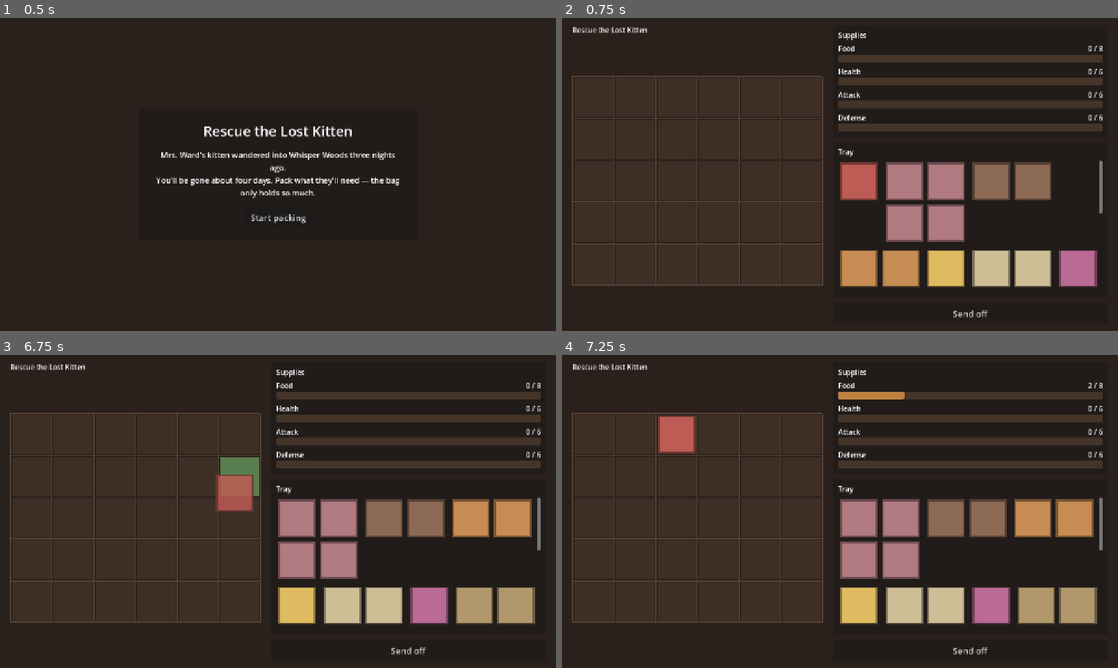
Above: before the commit, frames 1-4 (two rows, left to right).
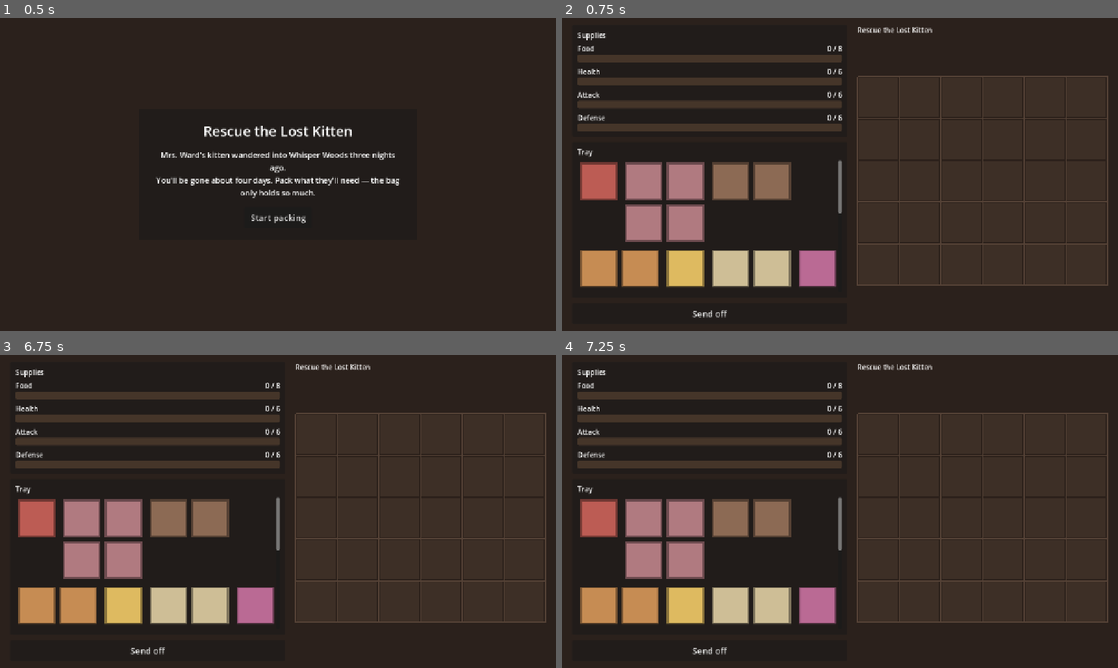
Above: after the commit, the same moments.

Repository: Turhsus/GTMK-Roots-26
Game: Godot game, scene res://scenes/Main.tscn
Two runs of this game, one before a commit and one after it. Both use one fixed random seed, a clock stepped at 60 frames per second and the inputs below.
Inputs (mouse positions are in pixels of both pictures, inside the frame that each line leads up to):
- Up to frame 1 (0.5 s): no input
- Up to frame 2 (0.75 s): click "Start packing" at 0.5 s
- Up to frame 3 (6.75 s): click "Send off" at 1.25 s; tap Enter at 2, 3.5, 5.75 s; move the mouse to (400, 495) at 2.02 s; tap R at 2.1 s; click (400, 495) at 2.17 s; tap Space at 2.27, 6.5 s; click "Send off" at 2.75 s; drag from (166, 527) to (250, 574) at 3.52 s; click "Pack again" at 4.25 s; click "Send off" at 5 s; move the mouse to (333, 442) at 5.77 s; tap Keypad Enter at 5.85 s; click (333, 442) at 5.92 s; drag from (294, 539) to (111, 464) at 6.52 s
- Up to frame 4 (7.25 s): no input

Frame 1 is identical in both runs. In frame 2, 54% of the frame differs, in the area x 1-99%, y 2-96%; in frame 3, 55%; in frame 4, 54%.

Commit message:
Swiitched the sides

Diff:
--- a/data/quests/whisper_woods.tres
+++ b/data/quests/whisper_woods.tres
@@ -1,4 +1,4 @@
-[gd_resource type="Resource" script_class="QuestData" load_steps=44 format=3]
+[gd_resource type="Resource" script_class="QuestData" format=3 uid="uid://bk037c22w4bt7"]
 
 [ext_resource type="Script" uid="uid://b8mpss75xj6nx" path="res://resources/quest_data.gd" id="1_script"]
 [ext_resource type="Script" uid="uid://du5drbi85ateb" path="res://resources/item_data.gd" id="2_item"]
@@ -152,9 +152,8 @@
 [resource]
 script = ExtResource("1_script")
 title = "Rescue the Lost Kitten"
-brief = "Mrs. Ward's kitten wandered into Whisper Woods three nights ago.\nYou'll be gone about four days. Pack what they'll need — the bag only holds so much."
-bag_cols = 6
-bag_rows = 5
+brief = "Mrs. Ward's kitten wandered into Whisper Woods three nights ago.
+You'll be gone about four days. Pack what they'll need — the bag only holds so much."
 item_pool = Array[ExtResource("2_item")]([ExtResource("3_apple"), ExtResource("4_blanket"), ExtResource("5_boots"), Ext …(279 unchanged characters)…
 narrative = Array[ExtResource("18_event")]([SubResource("event_day_1_path"), SubResource("event_day_2_hunger"), SubResource("event_day_2_night"), SubResource("event_day_3_encounter"), SubResource("event_day_3_scrape"), SubResource("event_day_4_kitten")])
 target_food = 8
--- a/scenes/PackingScene.tscn
+++ b/scenes/PackingScene.tscn
@@ -1,11 +1,11 @@
-[gd_scene load_steps=5 format=3]
+[gd_scene format=3 uid="uid://buybgjfm1brbj"]
 
-[ext_resource type="Script" path="res://scenes/packing_scene.gd" id="1_packing"]
+[ext_resource type="Script" uid="uid://3uhjl2tyews6" path="res://scenes/packing_scene.gd" id="1_packing"]
 [ext_resource type="PackedScene" path="res://scenes/BagGrid.tscn" id="2_grid"]
 [ext_resource type="PackedScene" path="res://scenes/ItemTray.tscn" id="3_tray"]
 [ext_resource type="PackedScene" path="res://scenes/StatsPanel.tscn" id="4_stats"]
 
-[node name="PackingScene" type="Control"]
+[node name="PackingScene" type="Control" unique_id=1241708757]
 layout_mode = 3
 anchors_preset = 15
 anchor_right = 1.0
@@ -14,7 +14,7 @@
 grow_vertical = 2
 script = ExtResource("1_packing")
 
-[node name="Background" type="ColorRect" parent="."]
+[node name="Background" type="ColorRect" parent="." unique_id=1343558568]
 layout_mode = 1
 anchors_preset = 15
 anchor_right = 1.0
@@ -24,7 +24,7 @@
 mouse_filter = 2
 color = Color(0.17, 0.13, 0.11, 1)
 
-[node name="Margin" type="MarginContainer" parent="."]
+[node name="Margin" type="MarginContainer" parent="." unique_id=107073247]
 layout_mode = 1
 anchors_preset = 15
 anchor_right = 1.0
@@ -36,50 +36,50 @@
 theme_override_constants/margin_right = 24
 theme_override_constants/margin_bottom = 16
 
-[node name="Columns" type="HBoxContainer" parent="Margin"]
+[node name="Columns" type="HBoxContainer" parent="Margin" unique_id=1745694950]
 layout_mode = 2
 theme_override_constants/separation = 24
 
-[node name="BagColumn" type="VBoxContainer" parent="Margin/Columns"]
-layout_mode = 2
-theme_override_constants/separation = 8
-
-[node name="QuestTitle" type="Label" parent="Margin/Columns/BagColumn"]
-unique_name_in_owner = true
-layout_mode = 2
-text = "Quest"
-
-[node name="BagCenter" type="CenterContainer" parent="Margin/Columns/BagColumn"]
-layout_mode = 2
-size_flags_vertical = 3
-
-[node name="BagGrid" parent="Margin/Columns/BagColumn/BagCenter" instance=ExtResource("2_grid")]
-unique_name_in_owner = true
-layout_mode = 2
-
-[node name="SideColumn" type="VBoxContainer" parent="Margin/Columns"]
+[node name="SideColumn" type="VBoxContainer" parent="Margin/Columns" unique_id=1720918092]
 layout_mode = 2
 size_flags_horizontal = 3
 theme_override_constants/separation = 12
 
-[node name="StatsPanel" parent="Margin/Columns/SideColumn" instance=ExtResource("4_stats")]
+[node name="StatsPanel" parent="Margin/Columns/SideColumn" unique_id=1818831373 instance=ExtResource("4_stats")]
 unique_name_in_owner = true
 layout_mode = 2
 size_flags_vertical = 0
 
-[node name="ItemTray" parent="Margin/Columns/SideColumn" instance=ExtResource("3_tray")]
+[node name="ItemTray" parent="Margin/Columns/SideColumn" unique_id=1512273912 instance=ExtResource("3_tray")]
 unique_name_in_owner = true
 layout_mode = 2
 size_flags_vertical = 3
 
-[node name="SendButton" type="Button" parent="Margin/Columns/SideColumn"]
+[node name="SendButton" type="Button" parent="Margin/Columns/SideColumn" unique_id=1773969420]
 unique_name_in_owner = true
 custom_minimum_size = Vector2(0, 48)
 layout_mode = 2
 theme_override_font_sizes/font_size = 20
 text = "Send off"
 
-[node name="DragLayer" type="Control" parent="."]
+[node name="BagColumn" type="VBoxContainer" parent="Margin/Columns" unique_id=210754813]
+layout_mode = 2
+theme_override_constants/separation = 8
+
+[node name="QuestTitle" type="Label" parent="Margin/Columns/BagColumn" unique_id=1601622728]
+unique_name_in_owner = true
+layout_mode = 2
+text = "Quest"
+
+[node name="BagCenter" type="CenterContainer" parent="Margin/Columns/BagColumn" unique_id=290400677]
+layout_mode = 2
+size_flags_vertical = 3
+
+[node name="BagGrid" parent="Margin/Columns/BagColumn/BagCenter" unique_id=1681554244 instance=ExtResource("2_grid")]
+unique_name_in_owner = true
+layout_mode = 2
+
+[node name="DragLayer" type="Control" parent="." unique_id=753836405]
 unique_name_in_owner = true
 layout_mode = 1
 anchors_preset = 15
